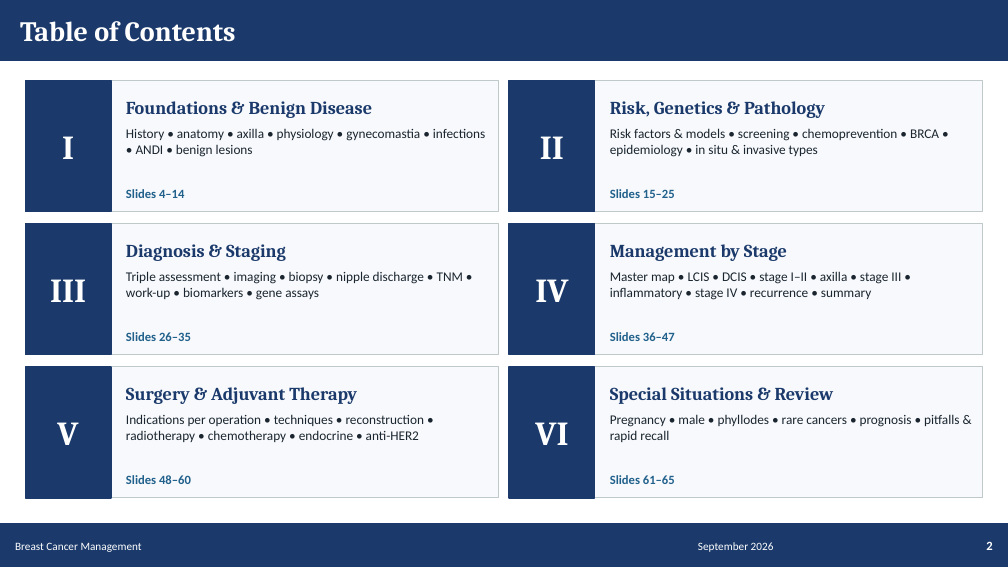
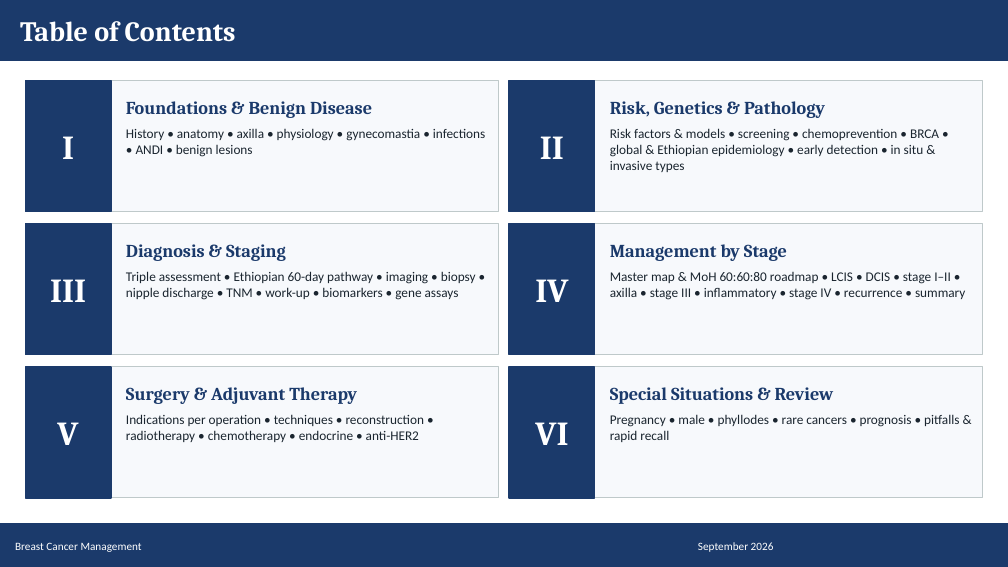
Before and after one commit to Muluamlak/Phone, a slide deck: slide 2 of BreastCancer_Management_Visual_65.pptx. Drawn at 1008x567 pixels with LibreOffice and Linux fonts; fonts in the diff are those of the drawing. Boxes give left, top, right and bottom in pixels: in the first picture for what was removed or moved away, otherwise in the second. Text is boxed around its words. In the diff, an @@ line names an element or a change of style, - is before the commit and + after.

```diff
--- a/BreastCancer_Management_Visual_65.pptx
+++ b/BreastCancer_Management_Visual_65.pptx
@@ text at bbox=[610, 128, 939, 172]: text changed @@
-Risk factors & models • screening • chemoprevention • BRCA • epidemiology • in situ & invasive types
+Risk factors & models • screening • chemoprevention • BRCA • global & Ethiopian epidemiology • early detection • in situ & invasive types
@@ text removed at bbox=[126, 189, 184, 198] @@
-Slides 4–14
@@ text removed at bbox=[610, 189, 675, 198] @@
-Slides 15–25
@@ text at bbox=[126, 271, 476, 300]: text changed @@
-Triple assessment • imaging • biopsy • nipple discharge • TNM • work-up • biomarkers • gene assays
+Triple assessment • Ethiopian 60-day pathway • imaging • biopsy • nipple discharge • TNM • work-up • biomarkers • gene assays
@@ text at bbox=[610, 272, 965, 300]: text changed @@
-Master map • LCIS • DCIS • stage I–II • axilla • stage III • inflammatory • stage IV • recurrence • summary
+Master map & MoH 60:60:80 roadmap • LCIS • DCIS • stage I–II • axilla • stage III • inflammatory • stage IV • recurrence • summary
@@ text removed at bbox=[126, 332, 191, 341] @@
-Slides 26–35
@@ text removed at bbox=[610, 332, 675, 341] @@
-Slides 36–47
@@ text removed at bbox=[126, 475, 191, 484] @@
-Slides 48–60
@@ text removed at bbox=[610, 475, 675, 484] @@
-Slides 61–65
@@ text removed at bbox=[986, 541, 992, 550] @@
-2
```
Also in this commit, not shown: 64 other slides changed.
